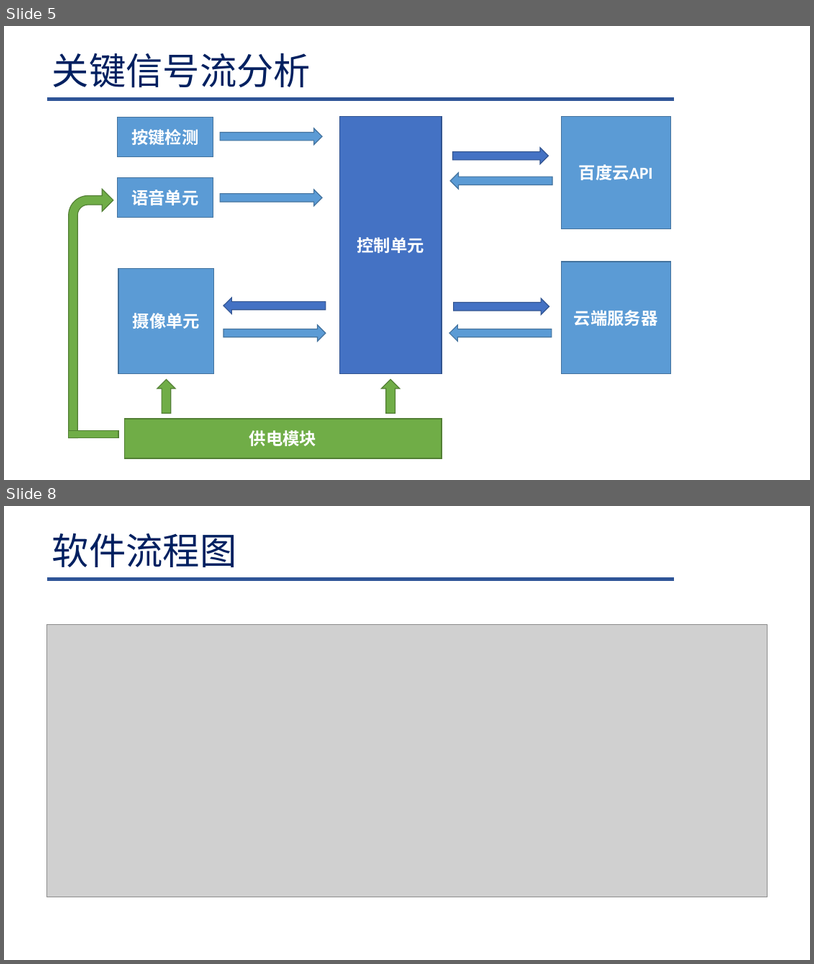
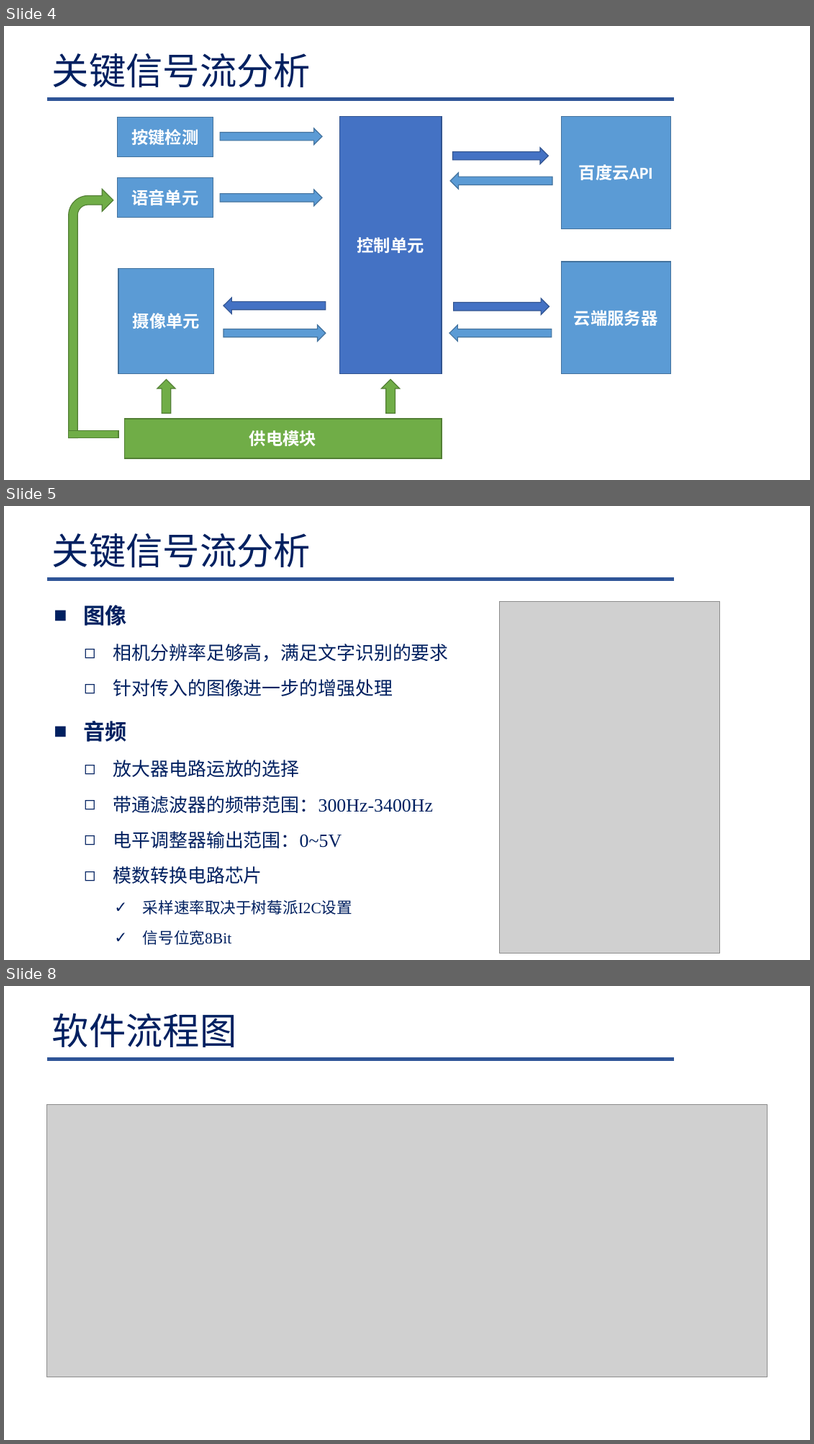
Before and after one commit to Lelucermaire111/Intelligent-blind-assistance-system, a slide deck: 系统设计/系统设计.pptx. Shown one above the other, each under a label of ours: slides 5 and 8 before the commit, slides 4, 5 and 8 after it; the slides between them are not shown. The pictures are 814x964 and 814x1444 pixels, drawn with LibreOffice and Linux fonts; fonts in the diff are those of the drawing; grey boxes stand for pictures; background and template pictures are left out. Boxes give left, top, right and bottom in pixels: in the first picture for what was removed or moved away, otherwise in the second. Text is boxed around its words. In the diff, an @@ line names an element or a change of style, - is before the commit and + after.

```diff
--- a/系统设计/系统设计.pptx
+++ b/系统设计/系统设计.pptx
@@ slide 5 added at box(4, 506, 810, 960), background #FFFFFF; not listed: 1 template element that a slide beside it also shows @@
@@ title added at box(52, 533, 311, 568), 44 pt, text #002060 @@
+关键信号流分析
@@ text added at box(84, 605, 449, 944), 22.2 pt, text #002060 @@
+■ 图像
+  ◻ 相机分辨率足够高，满足文字识别的要求
+  ◻ 针对传入的图像进一步的增强处理
+■ 音频
+  ◻ 放大器电路运放的选择
+  ◻ 带通滤波器的频带范围：300Hz-3400Hz
+  ◻ 电平调整器输出范围：0~5V
+  ◻ 模数转换电路芯片
+    ✓ 采样速率取决于树莓派I2C设置
+    ✓ 信号位宽8Bit
@@ picture added at box(500, 601, 720, 952) @@
@@ what was slide 5 is now slide 4 @@
```
Also in this commit, not shown: 4 slides changed, 1 other slide added, 2 slides removed, 13 other files.
